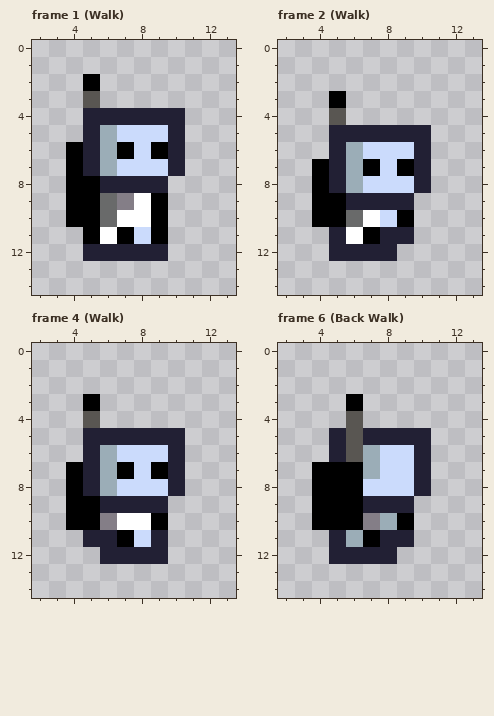
Pixel-art file -- Senior Project Game/Assets/ArtAssets/Player/space_guy_walk.ase. Above, as it was before the edit.
16x16 pixels, 11 frames. Colours within 5 levels of each other are drawn and written as one. Shown: frame 1 (Walk): x 2..13, y 0..14; frame 2 (Walk): x 2..13, y 0..14; frame 4 (Walk): x 2..13, y 0..14; frame 6 (Back Walk): x 2..13, y 0..14. The commit also changed other frames, which this record leaves out.
The result:
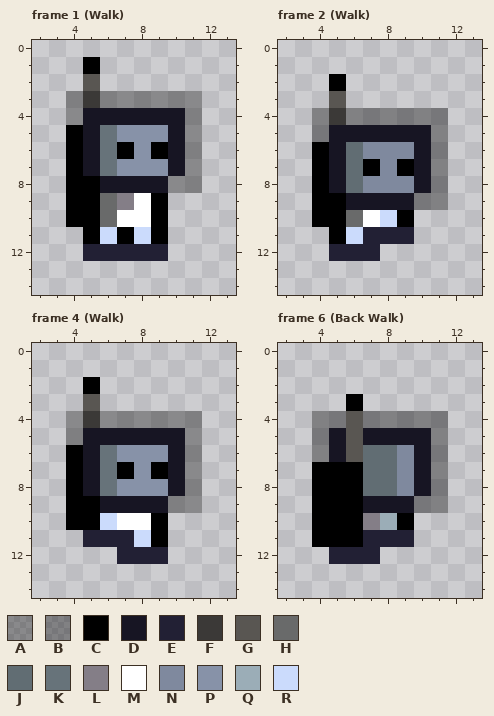
Palette (. is transparent): A #00000055  B #0000005f  C #000000  D #171523  E #222034  F #3b3937  G #595652  H #696a6a  J #616d73  K #67737a  L #847e87  M #ffffff  N #7f899e  P #8792a8  Q #9badb7  R #cbdbfc
Edits made:
layer "Body" added
layer "Helmet" added
layer "Layer 1" removed
Changed rows in their new state; - is an unchanged pixel.
Frame 1 (Walk), layers "Helmet", "Body":
first column x 4:
 1 -C------
 2 -G------
 3 AFAAAAAA
 4 ADDDDDDA
 5 CDKPPPDA
 6 -DK-P-DA
 7 -DKPPPDA
 8 --DDDDAA
11 --R-----
Frame 2 (Walk):
first column x 4:
 2 -C------
 3 -G------
 4 BFBBBBBB
 5 BDDDDDDB
 6 CDJNNNDB
 7 -DJ-N-DB
 8 -DJNNNDB
 9 --DDDDBB
11 -CRE----
12 ----.---
Frame 4 (Walk):
first column x 4:
 2 -C------
 3 -G------
 4 AFAAAAAA
 5 ADDDDDDA
 6 CDKPPPDA
 7 -DK-P-DA
 8 -DKPPPDA
 9 --DDDDAA
10 --R-----
11 ---E-C--
12 --.-----
Frame 6 (Back Walk):
first column x 4:
 4 BB-BBBBB
 5 BD-DDDDB
 6 BD-JJNDB
 7 ---JJNDB
 8 ---JJNDB
 9 ---DDDBB
11 CCCE----
12 ----.---
